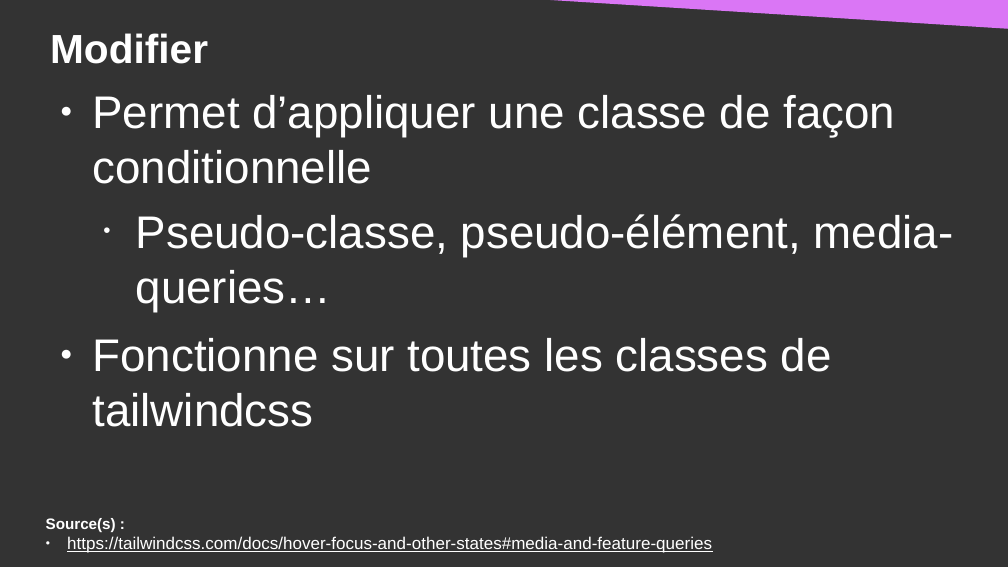
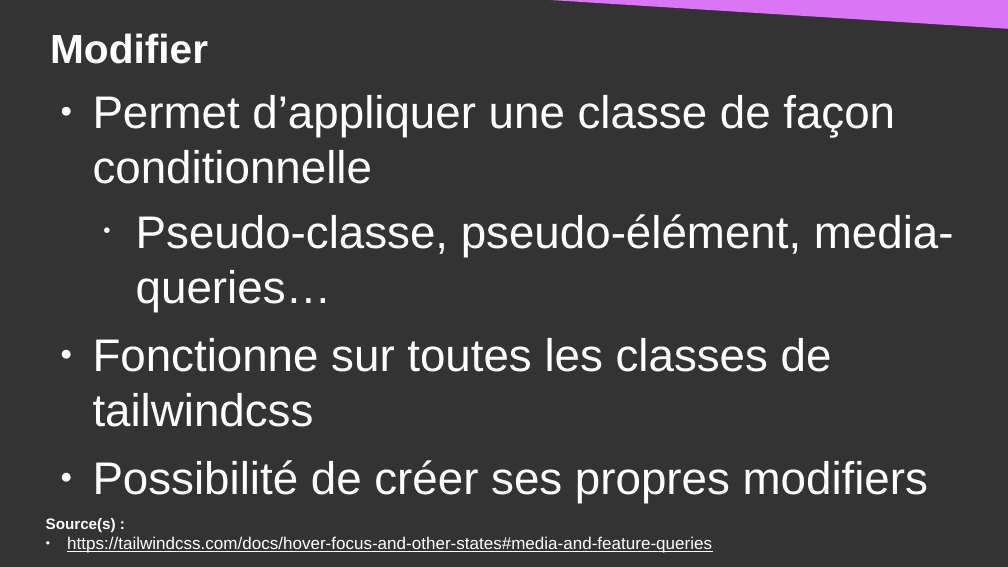
Before and after one commit to DanYellow/cours, a slide deck: slide 17 of integration-web-s2/cours-magistraux/numero-1/presentation.odp. Drawn at 1008x567 pixels with LibreOffice and Linux fonts; fonts in the diff are those of the drawing. Boxes give left, top, right and bottom in pixels: in the first picture for what was removed or moved away, otherwise in the second. Text is boxed around its words. In the diff, an @@ line names an element or a change of style, - is before the commit and + after.

```diff
--- a/integration-web-s2/cours-magistraux/numero-1/presentation.odp
+++ b/integration-web-s2/cours-magistraux/numero-1/presentation.odp
@@ text at (93,460,928,504): paragraph added @@
+● Possibilité de créer ses propres modifiers
```
Also in this commit, not shown: 2 other slides changed, 1 other file.
